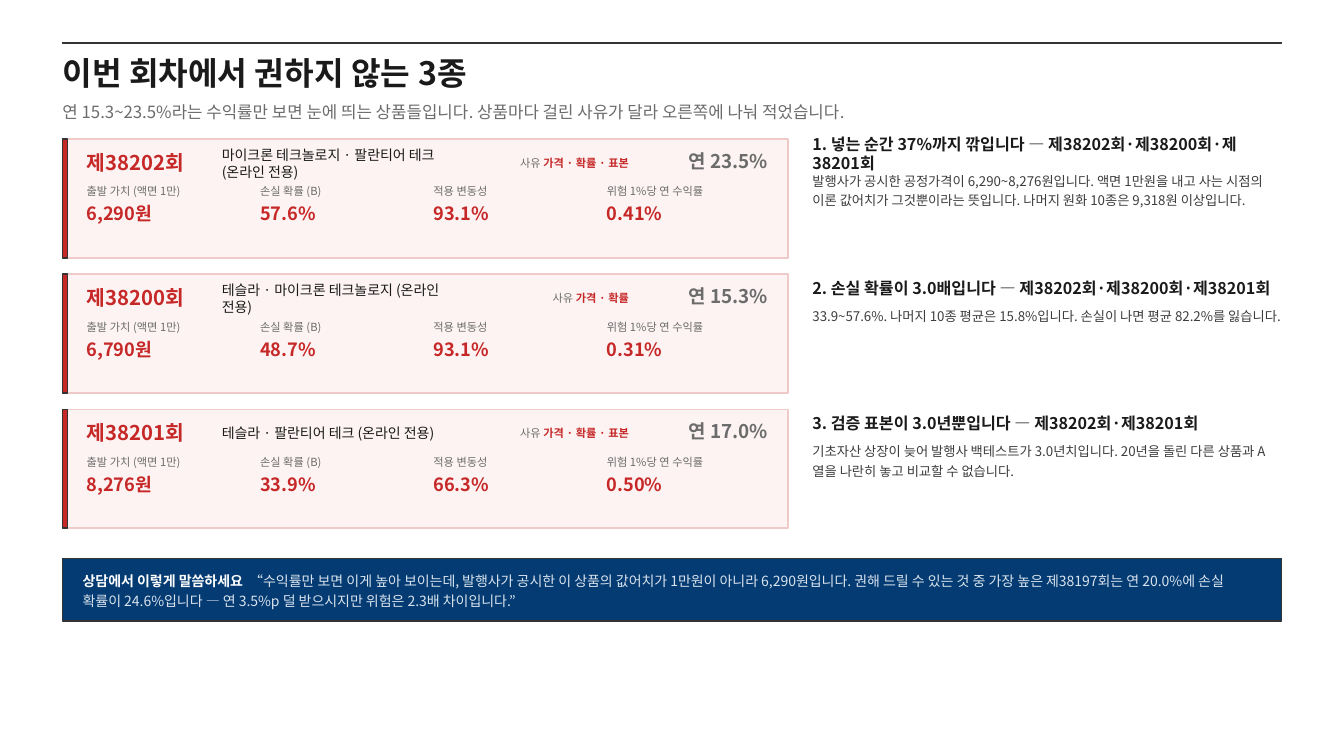
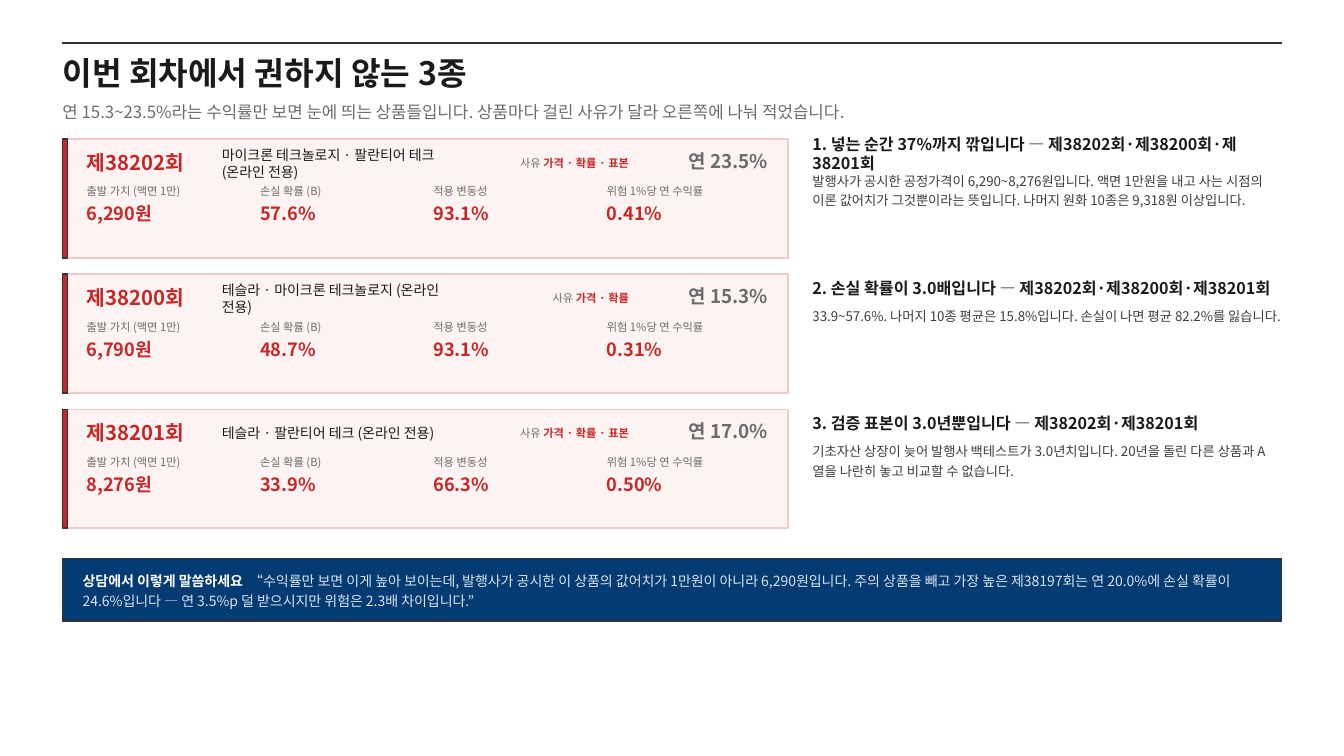
Before and after one commit to hanaroline/work_1, a slide deck: slide 6 of els-sales-deck.pptx. Drawn at 1344x756 pixels with LibreOffice and Linux fonts; fonts in the diff are those of the drawing. Boxes give left, top, right and bottom in pixels: in the first picture for what was removed or moved away, otherwise in the second. Text is boxed around its words. In the diff, an @@ line names an element or a change of style, - is before the commit and + after.

```diff
--- a/els-sales-deck.pptx
+++ b/els-sales-deck.pptx
@@ text at bbox=[83, 574, 1231, 609]: text changed @@
-상담에서 이렇게 말씀하세요 “수익률만 보면 이게 높아 보이는데, 발행사가 공시한 이 상품의 값어치가 1만원이 아니라 6,290원입니다. 권해 드릴 수 있는 것 중 가장 높은 제38197회는 연 20.0%에 손실 확률이 24.6%입니다 — 연 3.5%p 덜 받으시지만 위험은 2.3배 차이입니다.”
+상담에서 이렇게 말씀하세요 “수익률만 보면 이게 높아 보이는데, 발행사가 공시한 이 상품의 값어치가 1만원이 아니라 6,290원입니다. 주의 상품을 빼고 가장 높은 제38197회는 연 20.0%에 손실 확률이 24.6%입니다 — 연 3.5%p 덜 받으시지만 위험은 2.3배 차이입니다.”
```
Also in this commit, not shown: 2 other slides changed, 17 other files.
